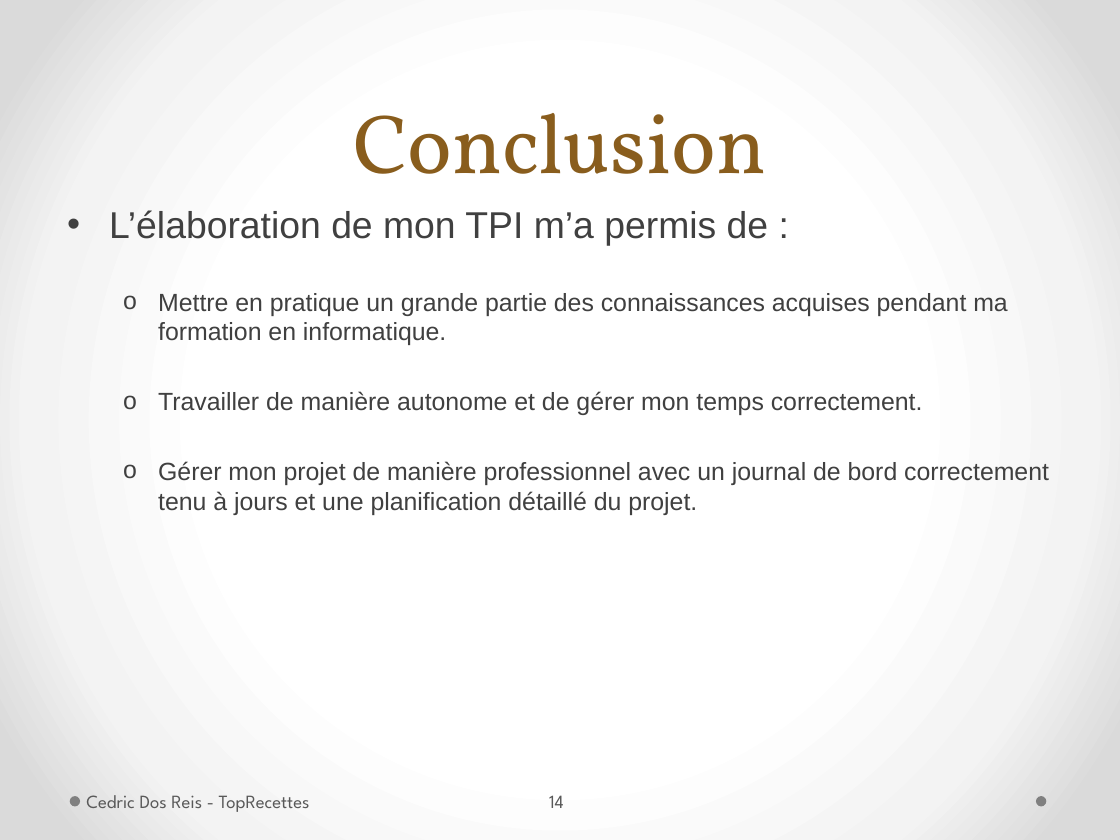
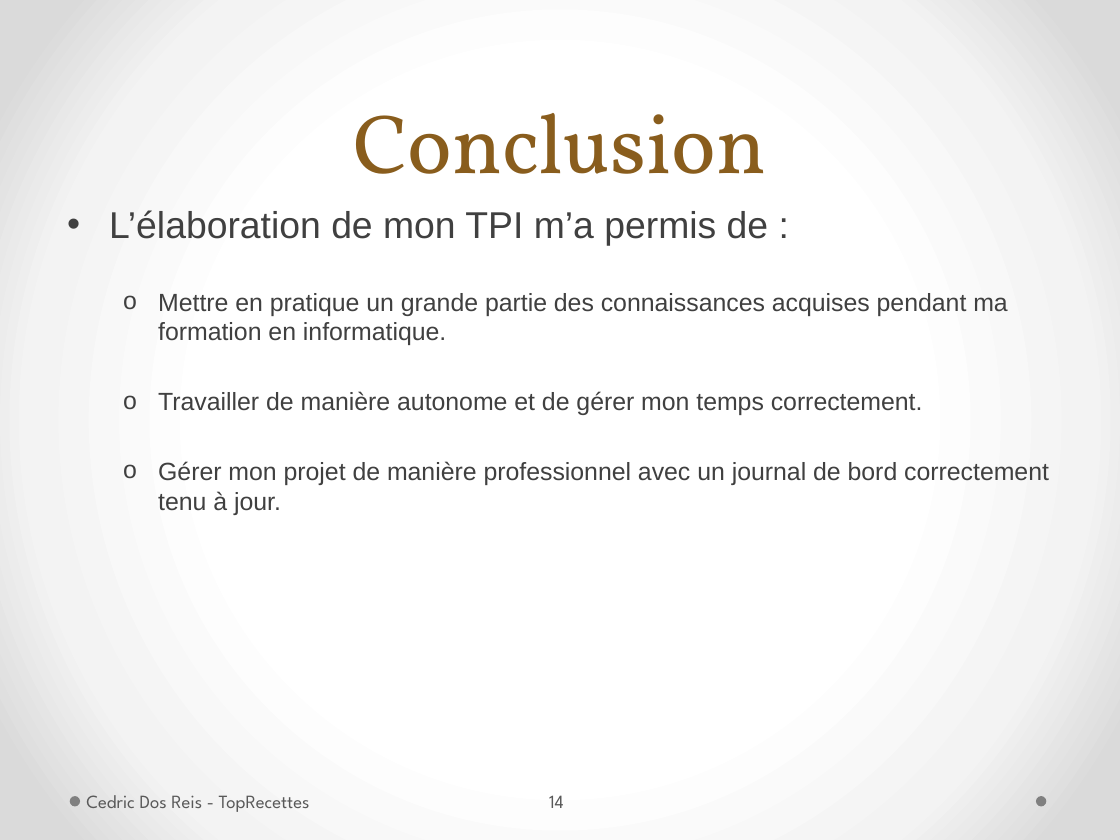
Before and after one commit to MrBeelzeBob/TopRecettes, a slide deck: slide 14 of Rendu final/PrésentationTPI2015_TopRecette.pptx. Drawn at 1120x840 pixels with LibreOffice and Linux fonts; fonts in the diff are those of the drawing. Boxes give left, top, right and bottom in pixels: in the first picture for what was removed or moved away, otherwise in the second. Text is boxed around its words. In the diff, an @@ line names an element or a change of style, - is before the commit and + after.

```diff
--- a/Rendu final/PrésentationTPI2015_TopRecette.pptx
+++ b/Rendu final/PrésentationTPI2015_TopRecette.pptx
@@ text at box(158, 461, 1049, 515): text changed @@
-  o Gérer mon projet de manière professionnel avec un journal de bord correctement tenu à jours et une planification détaillé du projet.
+  o Gérer mon projet de manière professionnel avec un journal de bord correctement tenu à jour.
```
Also in this commit, not shown: 7 other slides changed, 1 other file.
